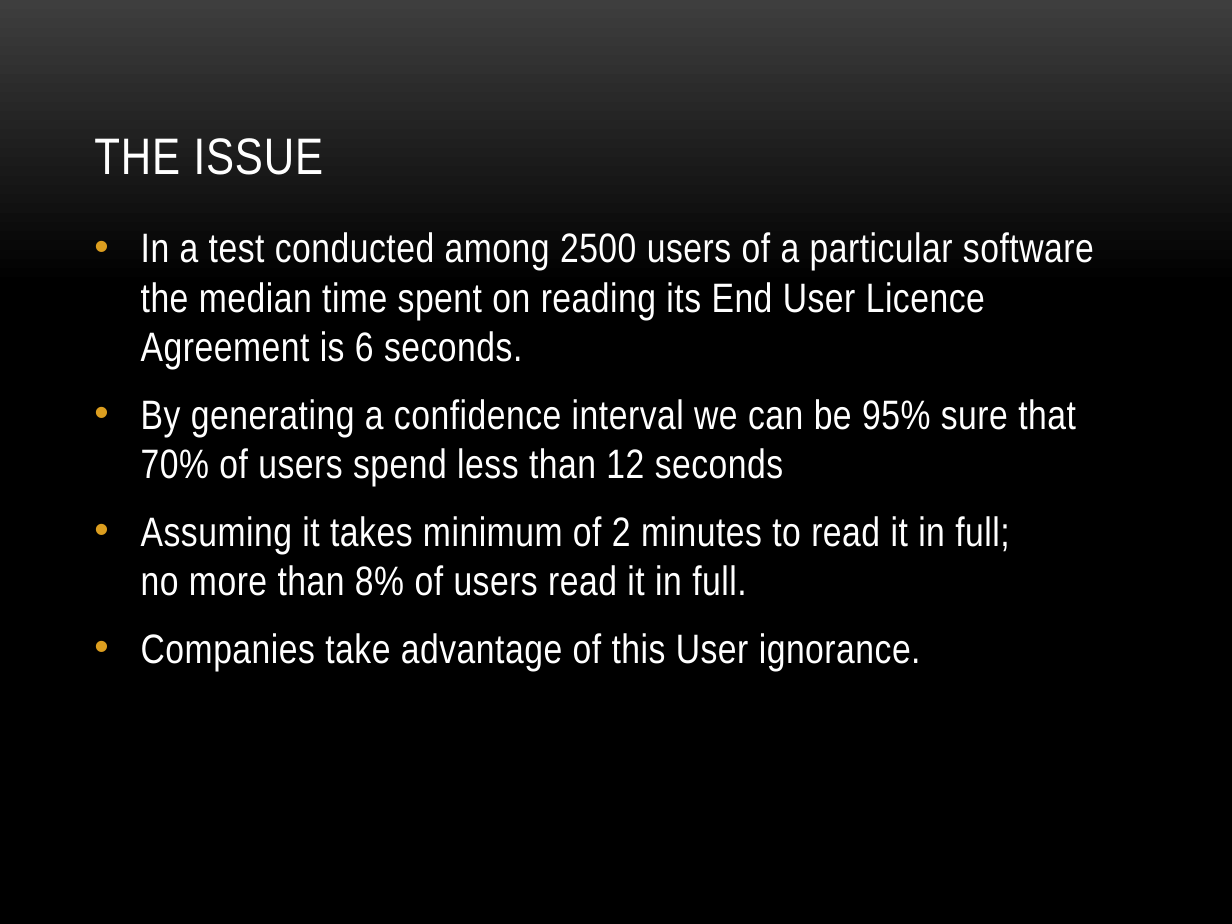
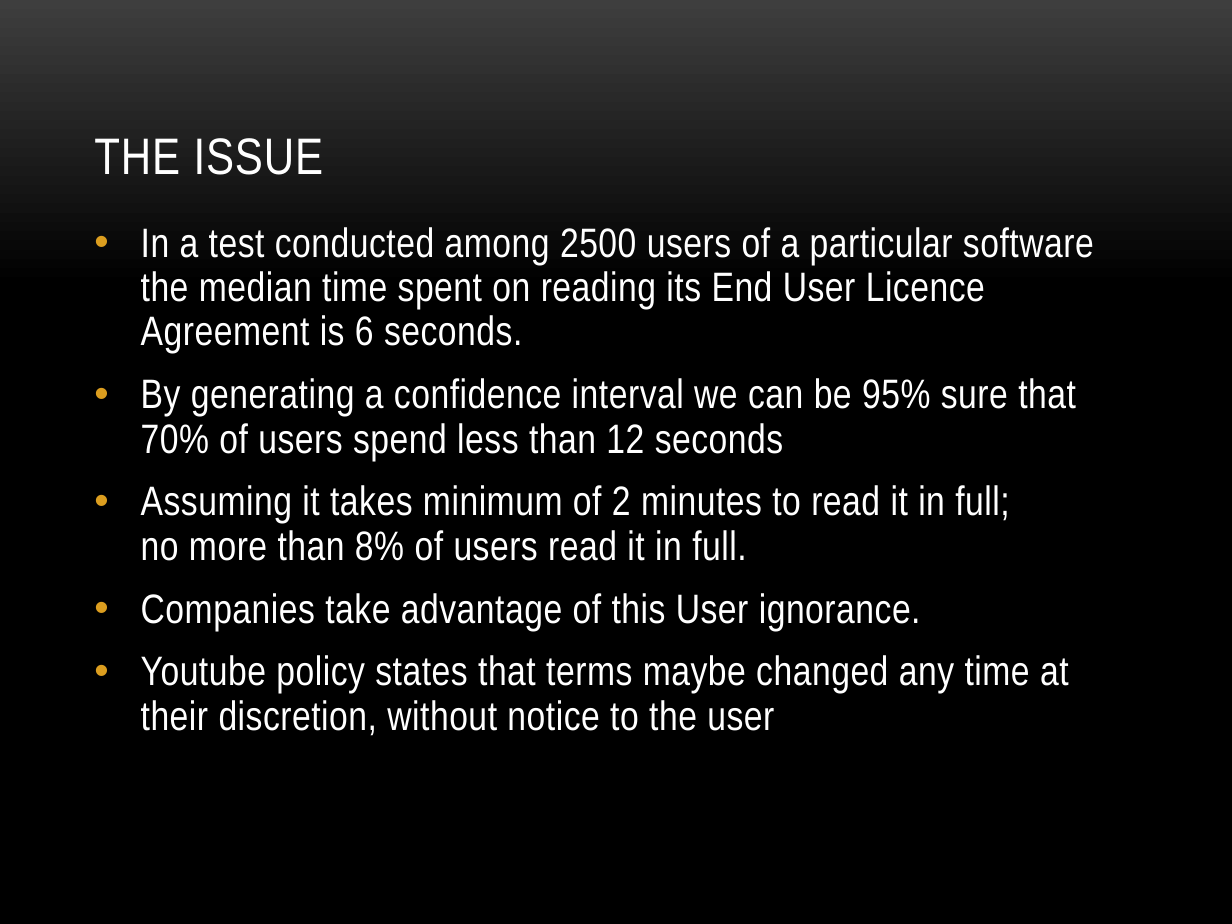
Before and after one commit to DJANGRA/LegalHackathon, a slide deck: slide 2 of ToS Helper.pptx. Drawn at 1232x924 pixels with LibreOffice and Linux fonts; fonts in the diff are those of the drawing; background and template pictures are left out. Boxes give left, top, right and bottom in pixels: in the first picture for what was removed or moved away, otherwise in the second. Text is boxed around its words. In the diff, an @@ line names an element or a change of style, - is before the commit and + after.

Commit message:
update ppt presentation

```diff
--- a/ToS Helper.pptx
+++ b/ToS Helper.pptx
@@ text at (141, 227, 1094, 630): line spacing 1 to 0.9 @@
@@ text at (141, 655, 1069, 736): paragraph added @@
+• Youtube policy states that terms maybe changed any time at their discretion, without notice to the user
```
